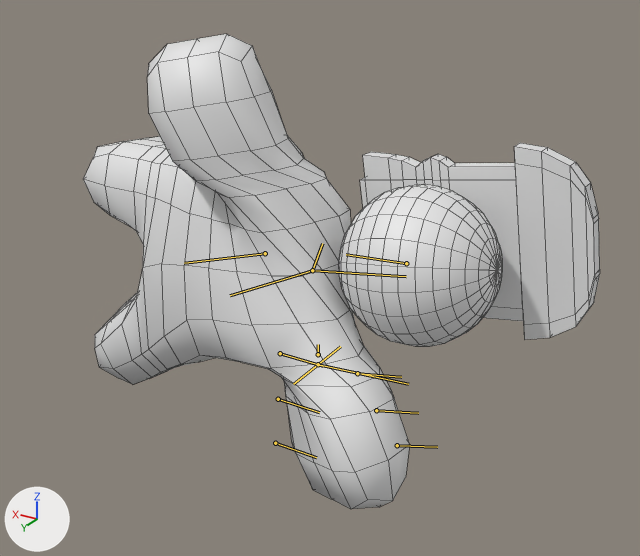
A saved change to the FBX model UnityIntermediate/Assets/Models/Player.fbx.
The view is the same before and after, from a 50 mm lens placed at (-1.249, 2.071, 1.294), pointed at (-0.018, 0.02, 0.268). The lights are fixed; the arrows at lower left show +X, +Y and +Z. Both versions are drawn at frame 31 of the action 'Default Take'; the numbers are the values there. The bones that bend it are drawn over the model as lines. Mesh edges are drawn as thin lines.

Objects in the first picture: 'Player'.
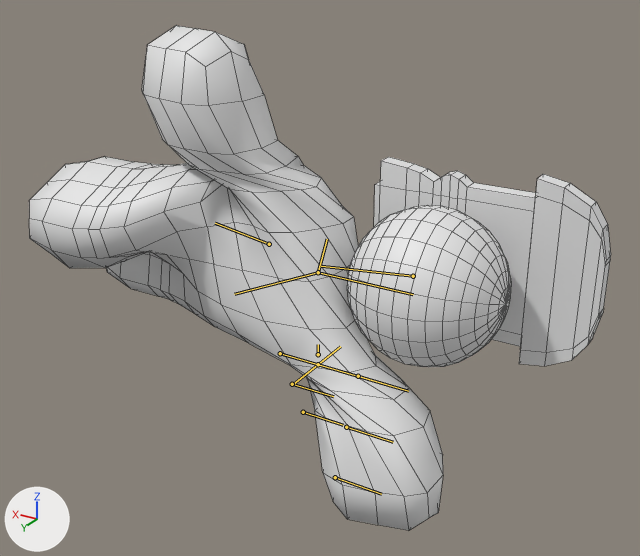
Commit message: Player default take animation fixed

Edits to the bpy script that builds the scene:
```text
Change bone_bone:
    where bone_bone = bpy.data.objects['Armature'].pose.bones['Bone']  # child of 'Armature'
    bone_bone.rotation_quaternion: (0.999, 0.0, -0.011, -0.038) -> (1.0, 0.0, 0.0, 0.0)  # degrees (0, -1, -4) -> degrees (0, 0, 0)
Change bone_bone_001:
    where bone_bone_001 = bpy.data.objects['Armature'].pose.bones['Bone_001']  # child of 'Bone'
    bone_bone_001.rotation_quaternion: (0.976, -0.007, 0.032, -0.216) -> (0.976, 0.0, 0.0, -0.216)  # degrees (-2, 3, -25) -> degrees (0, 0, -25)
Change bone_bone_002:
    where bone_bone_002 = bpy.data.objects['Armature'].pose.bones['Bone_002']  # child of 'Bone_001'
    bone_bone_002.rotation_quaternion: (0.923, -0.024, 0.022, -0.382) -> (0.766, 0.0, 0.0, -0.643)  # degrees (-4, 1, -45) -> degrees (0, 0, -80)
Change bone_bone_003:
    where bone_bone_003 = bpy.data.objects['Armature'].pose.bones['Bone_003']  # child of 'Bone'
    bone_bone_003.rotation_quaternion: (0.976, -0.007, -0.032, 0.216) -> (0.976, 0.0, 0.0, 0.216)  # degrees (-2, -3, 25) -> degrees (0, 0, 25)
Change bone_bone_004:
    where bone_bone_004 = bpy.data.objects['Armature'].pose.bones['Bone_004']  # child of 'Bone_003'
    bone_bone_004.rotation_quaternion: (0.923, -0.024, -0.022, 0.382) -> (0.766, 0.0, 0.0, 0.643)  # degrees (-4, -1, 45) -> degrees (0, 0, 80)
Change bone_bone_013:
    where bone_bone_013 = bpy.data.objects['Armature'].pose.bones['Bone_013']  # child of 'Bone'
    bone_bone_013.rotation_quaternion: (0.999, 0.0, 0.0, -0.038) -> (1.0, 0.0, 0.0, 0.0)  # degrees (0, 0, -4) -> degrees (0, 0, 0)
Change bone_bone_005:
    where bone_bone_005 = bpy.data.objects['Armature'].pose.bones['Bone_005']  # child of 'Armature'
    bone_bone_005.rotation_quaternion: (0.999, 0.0, -0.033, 0.0) -> (1.0, 0.0, 0.0, 0.0)  # degrees (0, -4, 0) -> degrees (0, 0, 0)
Change bone_bone_007:
    where bone_bone_007 = bpy.data.objects['Armature'].pose.bones['Bone_007']  # child of 'Bone_005'
    bone_bone_007.rotation_quaternion: (0.981, 0.029, 0.168, 0.098) -> (0.976, 0.0, -0.216, 0.0)  # degrees (5, 19, 12) -> degrees (0, -25, 0)
Change bone_bone_009:
    where bone_bone_009 = bpy.data.objects['Armature'].pose.bones['Bone_009']  # child of 'Bone_007'
    bone_bone_009.rotation_quaternion: (0.999, 0.0, 0.0, 0.033) -> (1.0, 0.0, 0.0, 0.0)  # degrees (0, 0, 4) -> degrees (0, 0, 0)
Change bone_bone_011:
    where bone_bone_011 = bpy.data.objects['Armature'].pose.bones['Bone_011']  # child of 'Bone_009'
    bone_bone_011.rotation_quaternion: (0.999, 0.0, 0.0, 0.033) -> (1.0, 0.0, 0.0, 0.0)  # degrees (0, 0, 4) -> degrees (0, 0, 0)
Change bone_bone_008:
    where bone_bone_008 = bpy.data.objects['Armature'].pose.bones['Bone_008']  # child of 'Bone_006'
    bone_bone_008.rotation_quaternion: (0.998, 0.0, -0.06, 0.0) -> (0.976, 0.0, 0.216, 0.0)  # degrees (0, -7, 0) -> degrees (0, 25, 0)
```

Changed parts and their boxes (x1, y1, x2, y2) in the pictures (640 x 556 px):
'Player', posed (13% wider, 6% taller)
    before: (83, 34, 600, 509)
    after: (29, 26, 611, 530)
bone 'Bone', root to tip
    before: (318, 364) to (408, 384)
    after: (318, 364) to (408, 391)
bone 'Bone_001', root to tip
    before: (312, 270) to (230, 295)
    after: (318, 272) to (234, 294)
bone 'Bone_002', root to tip
    before: (265, 253) to (184, 263)
    after: (269, 244) to (215, 223)
bone 'Bone_003', root to tip
    before: (312, 270) to (322, 243)
    after: (318, 272) to (327, 239)
bone 'Bone_004', root to tip
    before: (406, 263) to (346, 254)
    after: (413, 276) to (321, 266)
bone 'Bone_013', root to tip
    before: (312, 270) to (406, 276)
    after: (318, 272) to (413, 294)
bone 'Bone_007', root to tip
    before: (357, 373) to (401, 377)
    after: (358, 376) to (405, 390)
bone 'Bone_009', root to tip
    before: (376, 410) to (418, 413)
    after: (346, 427) to (393, 442)
bone 'Bone_011', root to tip
    before: (397, 445) to (437, 447)
    after: (335, 477) to (381, 494)
